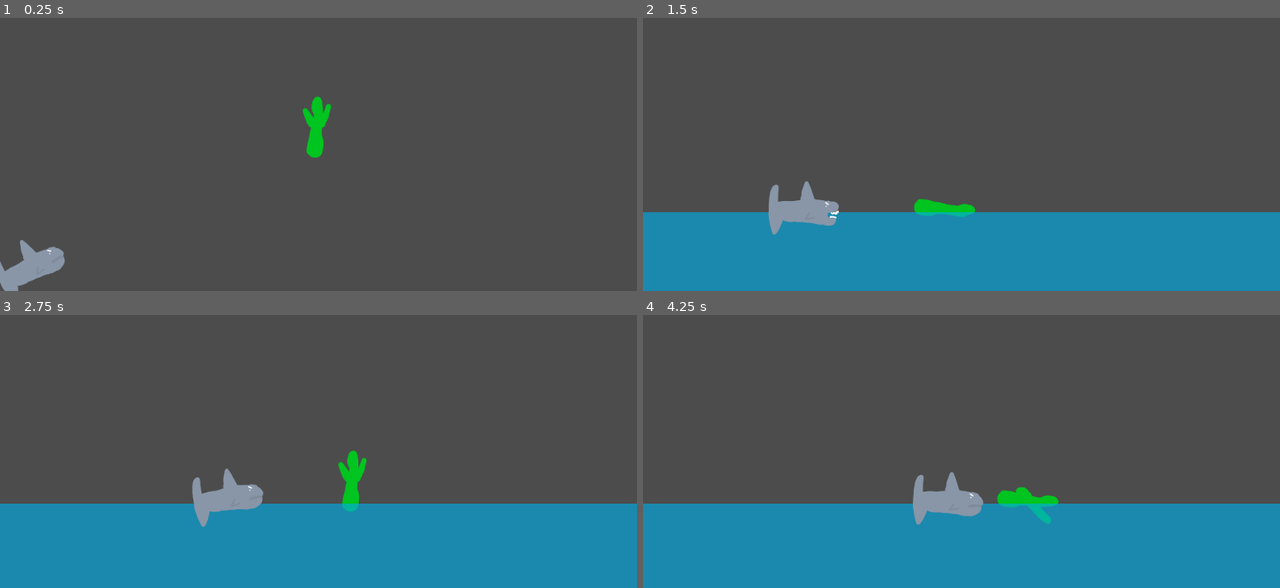
Above: before the commit, frames 1-4 (two rows, left to right).
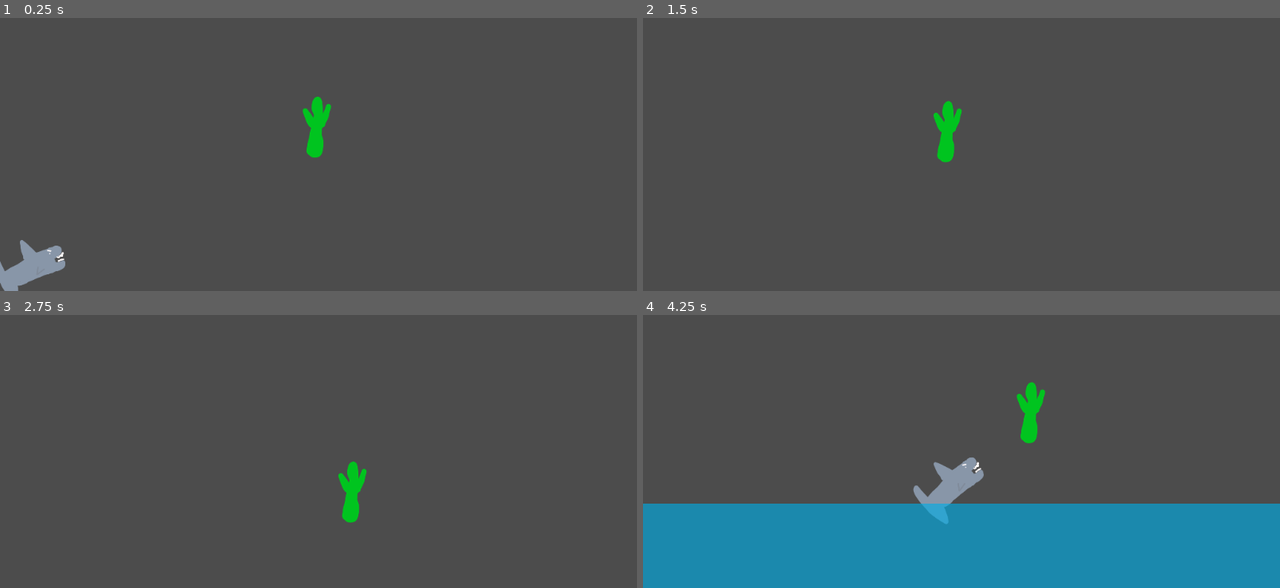
Above: after the commit, the same moments.

Repository: cukmekerb/shark_game
Game: Godot game, scene res://level.tscn
Two runs of this game, one before a commit and one after it. Both use one fixed random seed, a clock stepped at 60 frames per second and the inputs below.
Inputs:
- Up to frame 1 (0.25 s): no input
- Up to frame 2 (1.5 s): tap Up (move_u) at 0.6 s; tap Left (move_l) at 1.35 s
- Up to frame 3 (2.75 s): tap Up (move_u) at 1.55, 2.3 s; hold Right (move_r) from 2.03 s (still down)
- Up to frame 4 (4.25 s): release Right (move_r) at 2.78 s; tap Up (move_u) at 2.85, 3.6 s

The runs differ from the first frame. In frame 1, less than 0.1% of the frame differs, in the area x 8-11%, y 83-93%; in frame 2, 30%; in frame 3, 32%, in the area x 0-100%, y 49-100%; in frame 4, 2.5%.

Commit message:
double jumping and borders

Diff:
--- a/character.gd
+++ b/character.gd
@@ -5,6 +5,7 @@
 var gravity = 50
 var been_on_floor = 0
 var floor_treshold = 2
+var can_jump = 0
 # Called when the node enters the scene tree for the first time.
 func _ready():
 	$animatedsprite.play("diving")
@@ -22,10 +23,17 @@
 	if Input.is_action_pressed("move_l"):
 		$arms.get_node("AnimationPlayer").playback_speed = -1
 		velocity.x = -move_speed
-	if Input.is_action_just_pressed("move_u") and is_on_floor():
-		velocity.y = jump_speed
+	if Input.is_action_just_pressed("move_u") and (is_on_floor() or can_jump < 1.5):
+		can_jump += 1
+		if can_jump < 1.5:
+			velocity.y = jump_speed
+		else:
+			velocity.y = jump_speed/1.2
+		print(can_jump)
 	if is_on_floor() and been_on_floor > floor_treshold:
 		rotation_degrees = 90
+		if can_jump > 0:
+			can_jump -= 0.5
 		$animatedsprite.play("swimming")
 		$arms.show()
 	elif is_on_floor():
--- a/level.tscn
+++ b/level.tscn
@@ -1,20 +1,49 @@
-[gd_scene load_steps=5 format=2]
+[gd_scene load_steps=7 format=2]
 
 [ext_resource path="res://character.tscn" type="PackedScene" id=1]
 [ext_resource path="res://assets/blue.png" type="Texture" id=2]
 [ext_resource path="res://shark.tscn" type="PackedScene" id=3]
+[ext_resource path="res://assets/pilar.png" type="Texture" id=4]
+
+[sub_resource type="RectangleShape2D" id=2]
+extents = Vector2( 75.2204, 246.512 )
 
 [sub_resource type="RectangleShape2D" id=1]
 extents = Vector2( 3482.58, 628.81 )
 
 [node name="Node2D" type="Node2D"]
 
+[node name="wall" type="StaticBody2D" parent="."]
+position = Vector2( -1620.08, 663.081 )
+scale = Vector2( 4.57232, 4.54645 )
+
+[node name="Sprite" type="Sprite" parent="wall"]
+texture = ExtResource( 4 )
+
+[node name="CollisionShape2D" type="CollisionShape2D" parent="wall"]
+position = Vector2( -24.744, 0 )
+shape = SubResource( 2 )
+
+[node name="wall2" type="StaticBody2D" parent="."]
+position = Vector2( 5950.92, 710.836 )
+scale = Vector2( -4.572, 4.546 )
+
+[node name="Sprite" type="Sprite" parent="wall2"]
+texture = ExtResource( 4 )
+
+[node name="CollisionShape2D" type="CollisionShape2D" parent="wall2"]
+position = Vector2( -24.744, 0 )
+shape = SubResource( 2 )
+
 [node name="character" parent="." instance=ExtResource( 1 )]
 position = Vector2( 2311.26, 12.6992 )
 
+[node name="shark" parent="." instance=ExtResource( 3 )]
+position = Vector2( 504.882, 802.258 )
+
 [node name="StaticBody2D2" type="StaticBody2D" parent="."]
-position = Vector2( 3307.59, 2242.5 )
-scale = Vector2( 2.05389, 1.11286 )
+position = Vector2( 2175.65, 2178.43 )
+scale = Vector2( 1.1192, 1.11286 )
 __meta__ = {
 "_edit_group_": true
 }
@@ -27,6 +56,3 @@
 
 [node name="CollisionShape2D" type="CollisionShape2D" parent="StaticBody2D2"]
 shape = SubResource( 1 )
-
-[node name="shark" parent="." instance=ExtResource( 3 )]
-position = Vector2( 504.882, 802.258 )
--- a/shark.tscn
+++ b/shark.tscn
@@ -21,6 +21,7 @@
 
 [node name="AnimatedSprite" type="AnimatedSprite" parent="."]
 frames = SubResource( 1 )
+frame = 1
 playing = true
 
 [node name="CollisionShape2D" type="CollisionShape2D" parent="."]
Binary file added: assets/pilar.png
Not shown, added: assets/pilar.png.import
